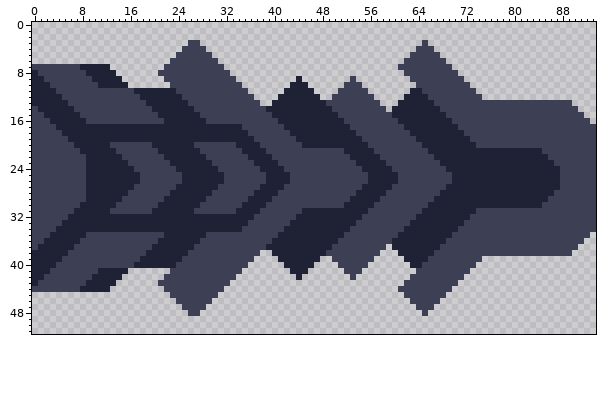
A sprite sheet gets an edit: sprites/units/axatar/ground-attack/scorpio-leg-base.png. Above: the version before the commit.
The file is 94x52 pixels.
Now the later version:
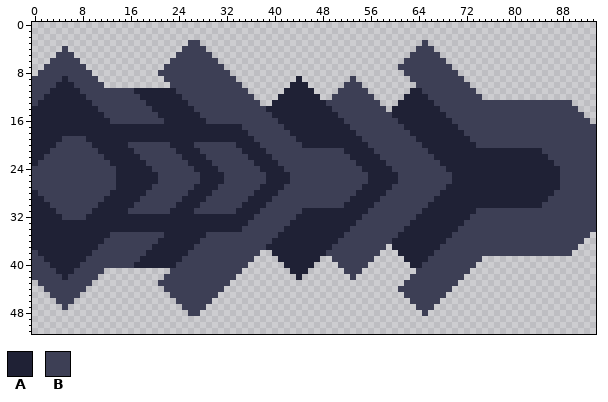
Palette (. is transparent): A #1f2135  B #3d3f55
Changes in this commit:
The edit turns colour B into colour A in row 9 at x 5; in row 10 at x 4 to 6; in row 11 at x 4 to 7; in row 12 at x 5 to 8; in row 13 at x 6 to 9; in row 14 at x 0 and 7 to 10.
The edit turns colour B into colour A in row 15 at x 0 to 1 and 8 to 11; in row 16 at x 0 to 2 and 9 to 12; in row 17 at x 0 to 3; in rows 18 to 19 at x 0 to 4; in row 20 at x 0 to 3 and 13 to 15; in row 21 at x 0 to 2 and 14 to 16.
The edit turns colour B into colour A in row 22 at x 0 to 1 and 15 to 17; in row 23 at x 0 and 16 to 18; in row 24 at x 17 to 19; in rows 25 to 26 at x 18 to 20; in row 27 at x 17 to 19; in row 28 at x 0 and 16 to 18.
The edit turns colour B into colour A in row 29 at x 0 to 1 and 15 to 17; in row 30 at x 0 to 2 and 14 to 16; in row 31 at x 0 to 3 and 13 to 15; in rows 32 to 33 at x 0 to 4; in row 34 at x 0 to 3; in row 35 at x 0 to 2 and 9 to 12.
The edit turns colour B into colour A in row 36 at x 0 to 1 and 8 to 11; in row 37 at x 0 and 7 to 10; in row 38 at x 6 to 9; in row 39 at x 5 to 8; in row 40 at x 4 to 7; in row 41 at x 4 to 6.
The edit turns colour B into colour A in row 42 at x 5.
There is now colour B in row 4 at x 5; in row 5 at x 4 to 6; in row 6 at x 3 to 7; in row 45 at x 3 to 7; in row 46 at x 4 to 6; in row 47 at x 5.
The edit turns colour A into colour B in row 7 at x 8; in row 8 at x 9; in row 9 at x 0 to 1 and 10; in row 10 at x 0 to 2 and 11; in row 11 at x 0 to 2; in row 12 at x 0 to 1.
The edit turns colour A into colour B in row 13 at x 0; in row 19 at x 6 to 8; in row 20 at x 7 to 9 and 20 to 22; in row 21 at x 8 to 10 and 21 to 23; in row 22 at x 9 to 11 and 22 to 24; in row 23 at x 9 to 12 and 23 to 25.
The edit turns colour A into colour B in row 24 at x 9 to 13 and 24 to 26; in rows 25 to 26 at x 9 to 13 and 25 to 27; in row 27 at x 9 to 13 and 24 to 26; in row 28 at x 9 to 12 and 23 to 25; in row 29 at x 9 to 11 and 22 to 24; in row 30 at x 8 to 10 and 21 to 23.
The edit turns colour A into colour B in row 31 at x 7 to 9 and 20 to 22; in row 32 at x 6 to 8; in row 38 at x 0; in row 39 at x 0 to 1; in row 40 at x 0 to 2; in row 41 at x 0 to 2 and 11.
The edit turns colour A into colour B in row 42 at x 0 to 1 and 10; in row 43 at x 9; in row 44 at x 8.
Colour A is removed in row 7 at x 9 to 12; in row 8 at x 0 and 10 to 13; in row 9 at x 11 to 14; in row 10 at x 12 to 15; in row 41 at x 12 to 15; in row 42 at x 11 to 14.
Colour A is removed in row 43 at x 0 and 10 to 13; in row 44 at x 9 to 12.
Colour B is removed in row 7 at x 0 to 1; in row 44 at x 0 to 1.
Boxes around the changes in both pictures, in picture pixels (x1, y1, x2, y2):
changed: (32, 46, 200, 310)
